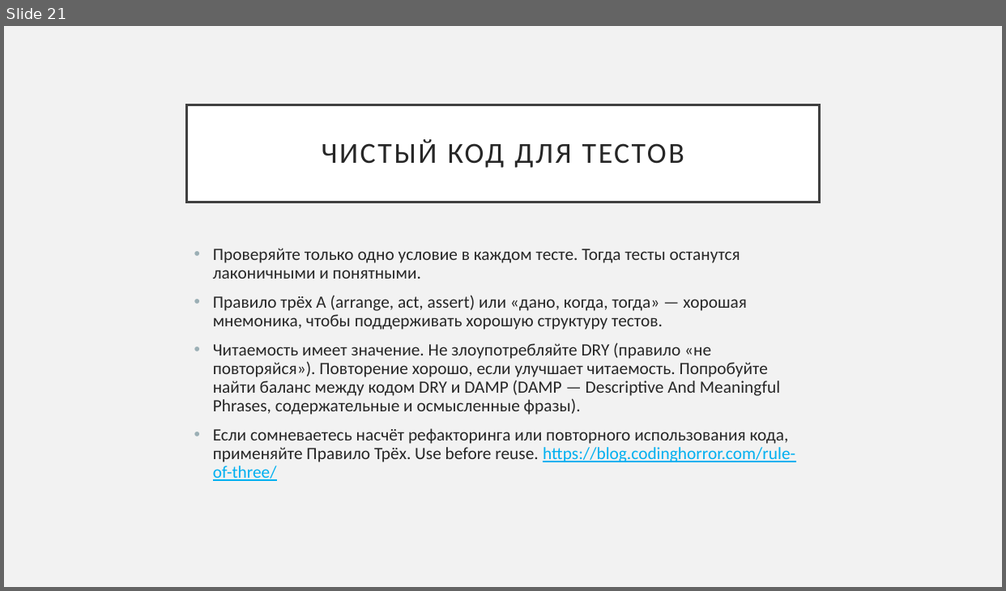
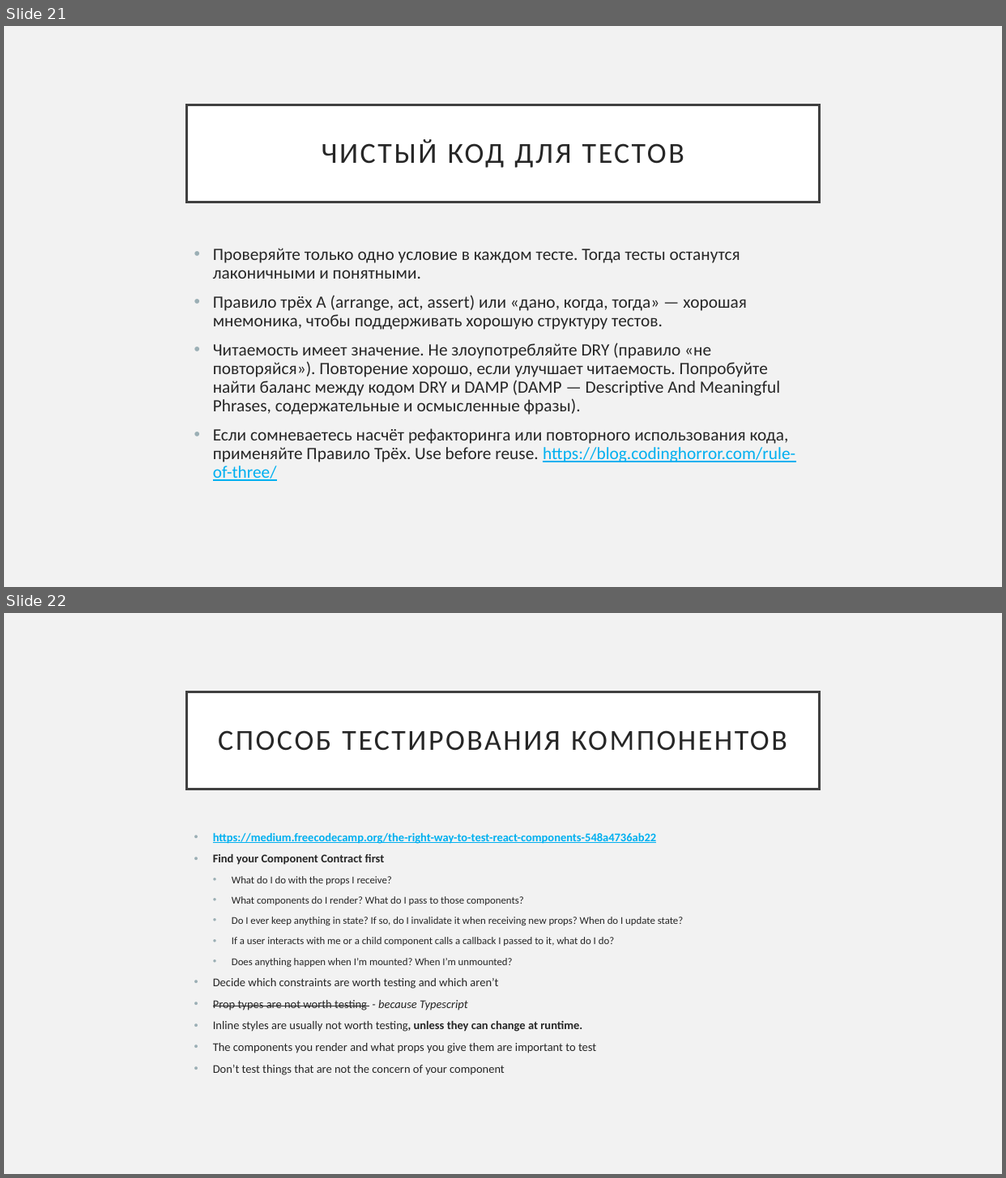
Before and after one commit to alex1kirch/material-ui-experiments, a slide deck: assets/React.pptx. Shown one above the other, each under a label of ours: slide 21 before the commit, slides 21 and 22 after it. The pictures are 1006x591 and 1006x1178 pixels, drawn with LibreOffice and Linux fonts; fonts in the diff are those of the drawing. Boxes give left, top, right and bottom in pixels: in the first picture for what was removed or moved away, otherwise in the second. Text is boxed around its words. In the diff, an @@ line names an element or a change of style, - is before the commit and + after.

Commit message:
Update pptx, add slide

```diff
--- a/assets/React.pptx
+++ b/assets/React.pptx
@@ slide 22 added at bbox=[4, 613, 1002, 1174], background #F2F2F2 @@
@@ title added at bbox=[187, 692, 819, 789], fill #FFFFFF, outline #404040 2.5 pt, 28 pt, text #262626 @@
+СПОСОБ ТЕСТИРОВАНИЯ КОМПОНЕНТОВ
@@ text added at bbox=[213, 833, 683, 1076], 11.2 pt, text #262626 @@
+• https://medium.freecodecamp.org/the-right-way-to-test-react-components-548a4736ab22
+• Find your Component Contract first
+  • What do I do with the props I receive?
+  • What components do I render? What do I pass to those components?
+  • Do I ever keep anything in state? If so, do I invalidate it when receiving new props? When do I update state?
+  • If a user interacts with me or a child component calls a callback I passed to it, what do I do?
+  • Does anything happen when I’m mounted? When I’m unmounted?
+• Decide which constraints are worth testing and which aren’t
+• Prop types are not worth testing - because Typescript
+• Inline styles are usually not worth testing, unless they can change at runtime.
+• The components you render and what props you give them are important to test
+• Don’t test things that are not the concern of your component
```
Also in this commit, not shown: 1 slide changed.
